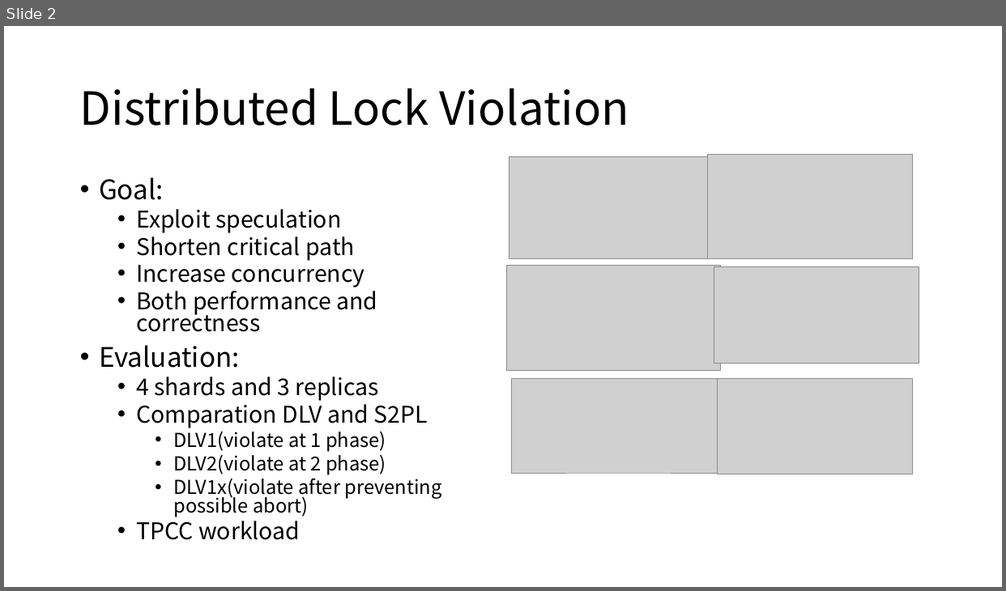
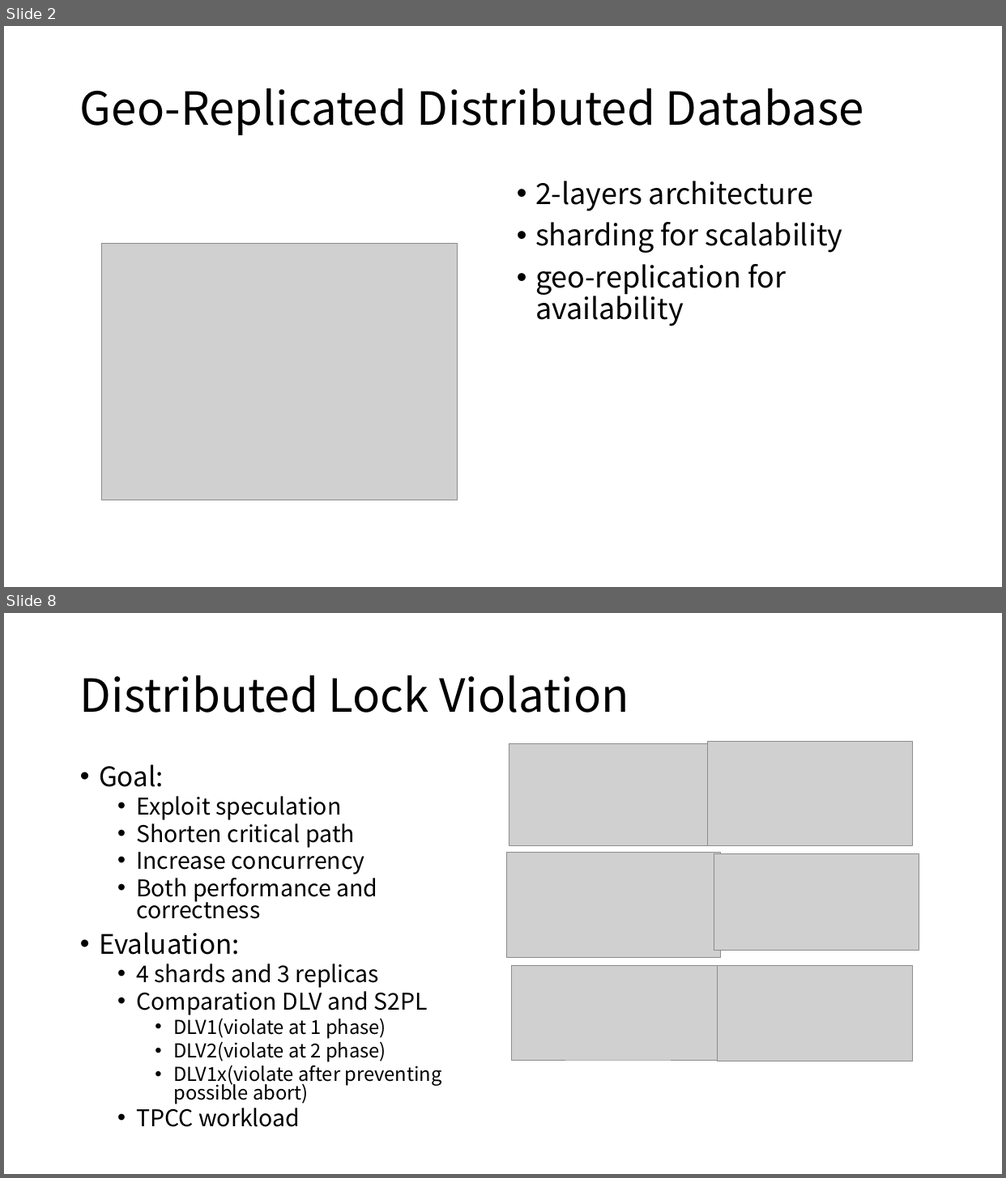
Before and after one commit to ybbh/dlv, a slide deck: figure/DLV.pptx. Shown one above the other, each under a label of ours: slide 2 before the commit, slides 2 and 8 after it; the slides between them are not shown. The pictures are 1006x591 and 1006x1178 pixels, drawn with LibreOffice and Linux fonts; fonts in the diff are those of the drawing; grey boxes stand for pictures. Boxes give left, top, right and bottom in pixels: in the first picture for what was removed or moved away, otherwise in the second. Text is boxed around its words. In the diff, an @@ line names an element or a change of style, - is before the commit and + after.

```diff
--- a/figure/DLV.pptx
+++ b/figure/DLV.pptx
@@ slide 2 added at (4, 26, 1002, 587), background #FFFFFF @@
@@ title added at (80, 88, 864, 135), 44 pt, text #000000 @@
+Geo-Replicated Distributed Database
@@ text added at (535, 181, 843, 327), 28 pt, text #000000 @@
+• 2-layers architecture
+• sharding for scalability
+• geo-replication for availability
@@ picture added at (101, 243, 458, 500) @@
@@ what was slide 2 is now slide 8 @@
```
Also in this commit, not shown: 9 other slides added, 1 slide removed, 2 other files.
